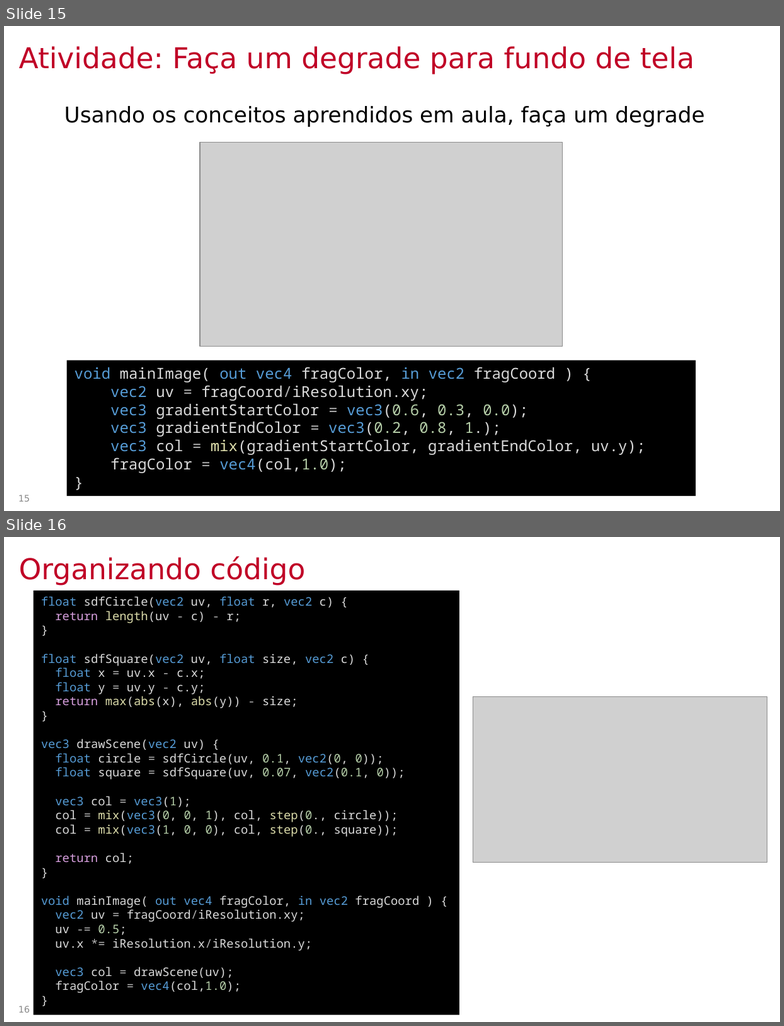
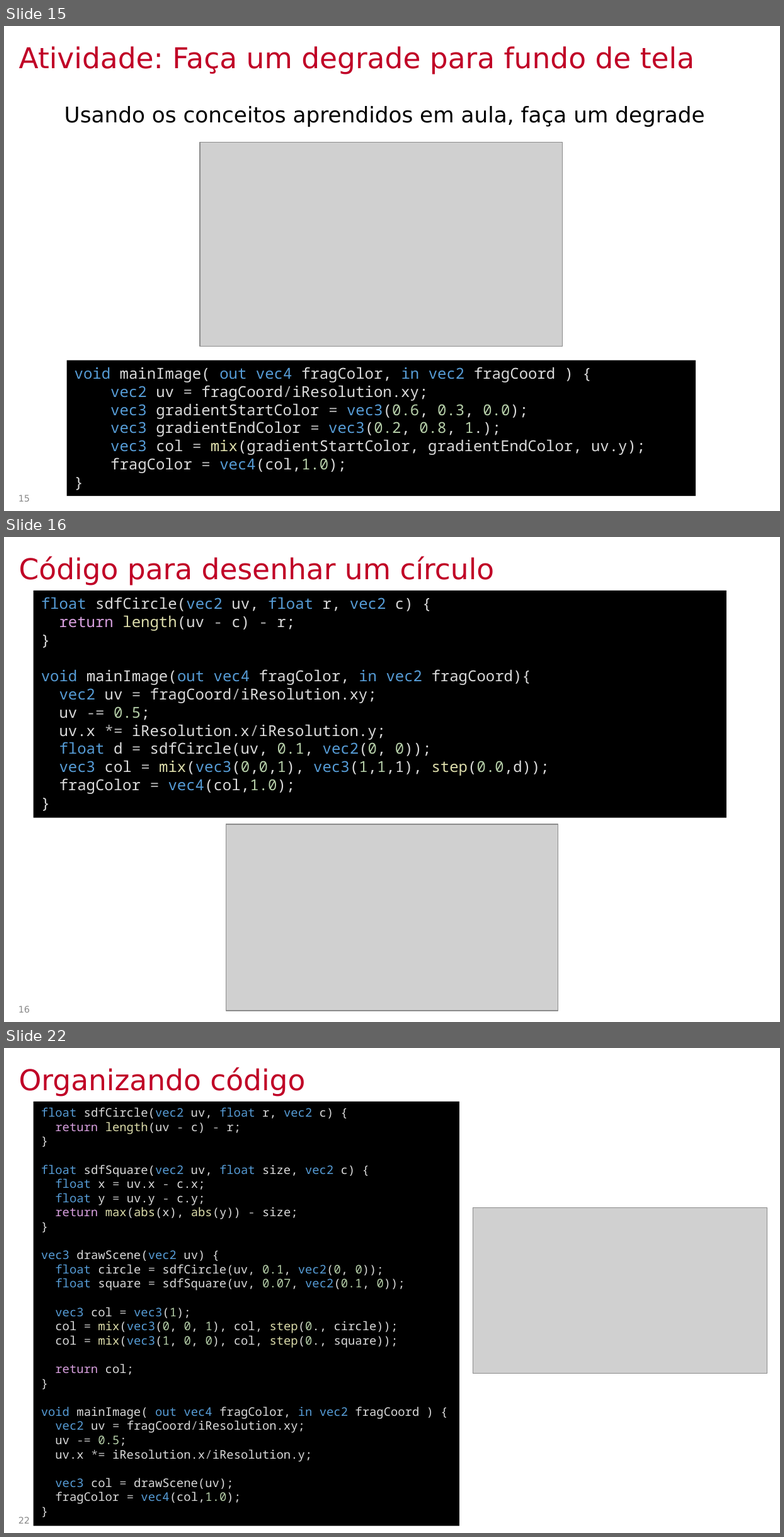
Before and after one commit to lpsoares/ComputacaoGrafica, a slide deck: content/aulas/21-sdf/aula21_sdf.pptx. Shown one above the other, each under a label of ours: slides 15 and 16 before the commit, slides 15, 16 and 22 after it; the slides between them are not shown. The pictures are 784x1026 and 784x1537 pixels, drawn with LibreOffice and Linux fonts; fonts in the diff are those of the drawing; grey boxes stand for pictures; background and template pictures are left out. Boxes give left, top, right and bottom in pixels: in the first picture for what was removed or moved away, otherwise in the second. Text is boxed around its words. In the diff, an @@ line names an element or a change of style, - is before the commit and + after.

```diff
--- a/content/aulas/21-sdf/aula21_sdf.pptx
+++ b/content/aulas/21-sdf/aula21_sdf.pptx
@@ slide 16 added at (4,537,780,1022), background #FFFFFF @@
@@ title added at (19,556,495,586), 26.7 pt, text #C00026 @@
+Código para desenhar um círculo
@@ rectangle added at (34,591,727,818), fill #000000, 14 pt, text #DADADA @@
+float sdfCircle(vec2 uv, float r, vec2 c) {
+return length(uv - c) - r;
+}
+void mainImage(out vec4 fragColor, in vec2 fragCoord){
+vec2 uv = fragCoord/iResolution.xy;
+uv -= 0.5;
+uv.x *= iResolution.x/iResolution.y;
+float d = sdfCircle(uv, 0.1, vec2(0, 0));
+vec3 col = mix(vec3(0,0,1), vec3(1,1,1), step(0.0,d));
+fragColor = vec4(col,1.0);
+}
@@ picture added at (226,824,558,1011) @@
@@ page number added at (18,1006,30,1013), 8.3 pt, text #888888 @@
+16
@@ what was slide 16 is now slide 22 @@
@@ page number at (18,1517,30,1524): text changed @@
-16
+22
```
Also in this commit, not shown: 4 slides changed, 7 other slides added, 5 other files.
